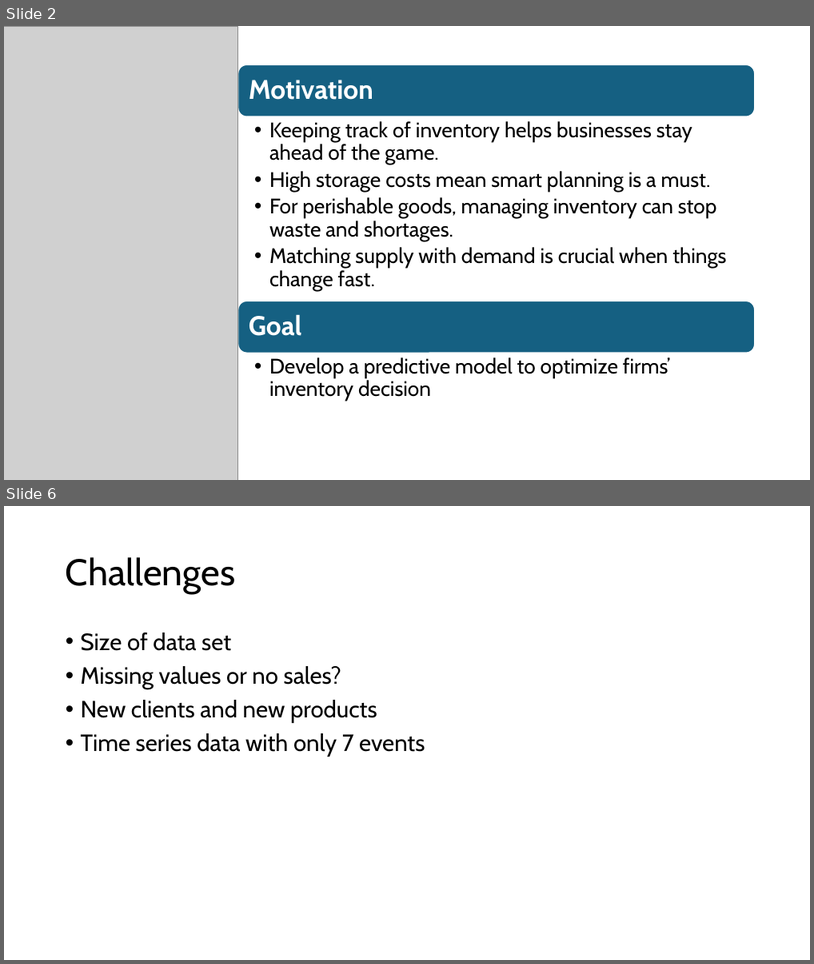
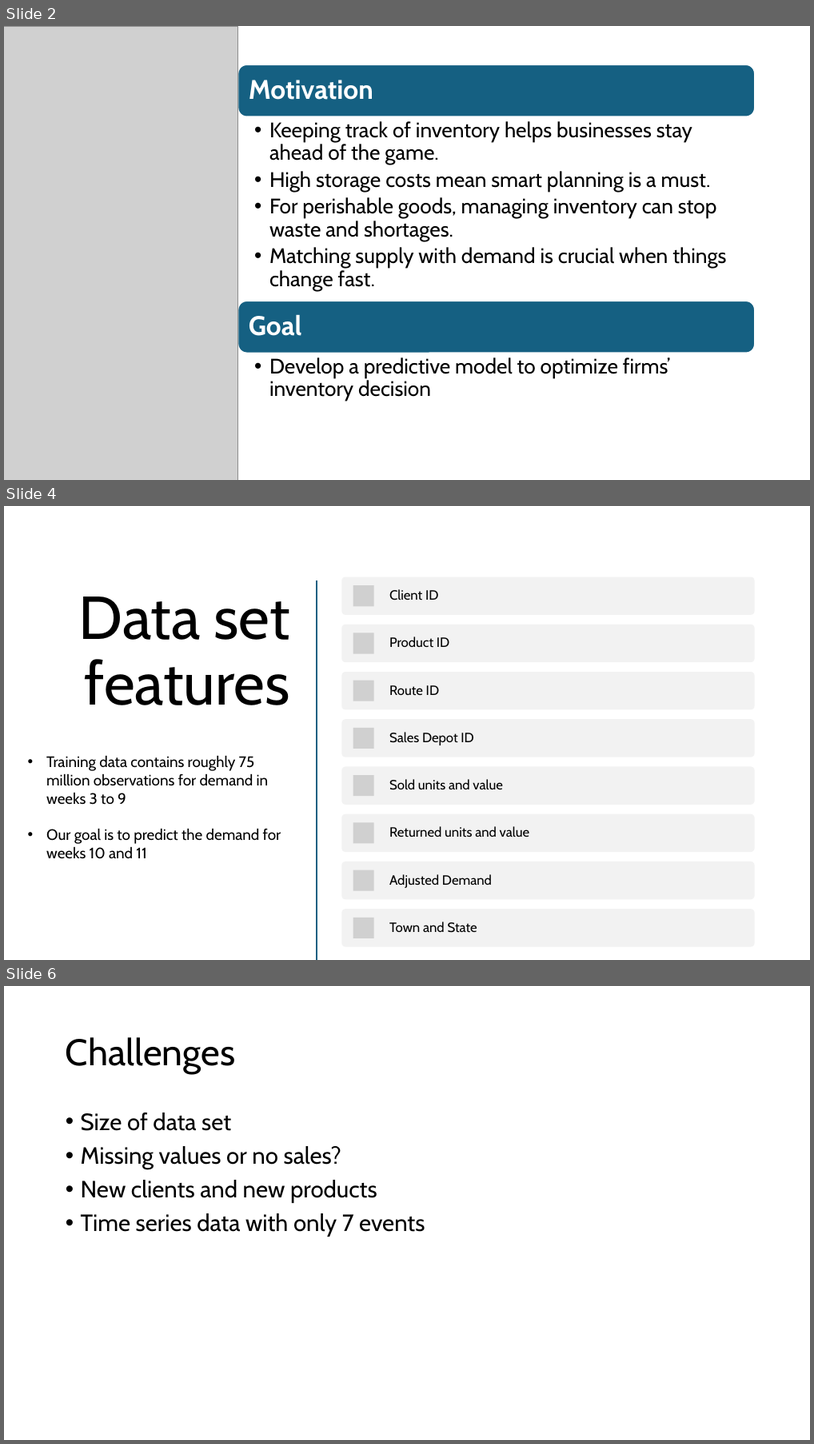
Before and after one commit to ElliotBlackstone/EWinter25_Product_Inventory, a slide deck: Predicting product demand.pptx. Shown one above the other, each under a label of ours: slides 2 and 6 before the commit, slides 2, 4 and 6 after it; the slides between them are not shown. The pictures are 814x964 and 814x1444 pixels, drawn with LibreOffice and Linux fonts; fonts in the diff are those of the drawing; grey boxes stand for pictures. Boxes give left, top, right and bottom in pixels: in the first picture for what was removed or moved away, otherwise in the second. Text is boxed around its words. In the diff, an @@ line names an element or a change of style, - is before the commit and + after.

```diff
--- a/Predicting product demand.pptx
+++ b/Predicting product demand.pptx
@@ slide 4 added at [4, 506, 810, 960], background #FFFFFF @@
@@ title added at [79, 596, 290, 705], 72 pt, text #000000 @@
+Data set features
@@ line added from (317, 581) to (317, 959), #E97132 2 pt @@
@@ text added at [46, 755, 282, 859], 18 pt, text #000000 @@
+• Training data contains roughly 75 million observations for demand in weeks 3 to 9
+• Our goal is to predict the demand for weeks 10 and 11
@@ group added at [342, 576, 755, 947]: 8 rounded rectangles, 8 pictures, 8 texts @@
+Client ID
+Product ID
+Route ID
+Sales Depot ID
+Sold units and value
+Returned units and value
+Adjusted Demand
+Town and State
```
Also in this commit, not shown: 3 slides changed, 1 slide removed.
